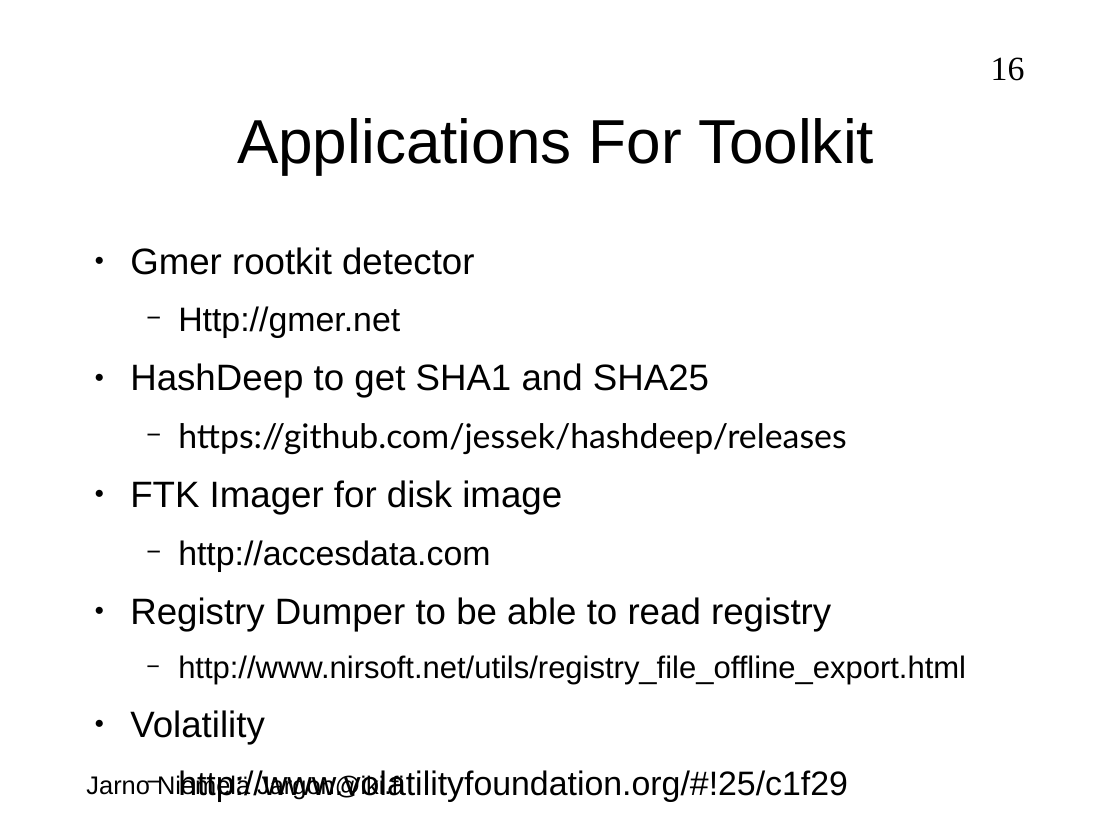
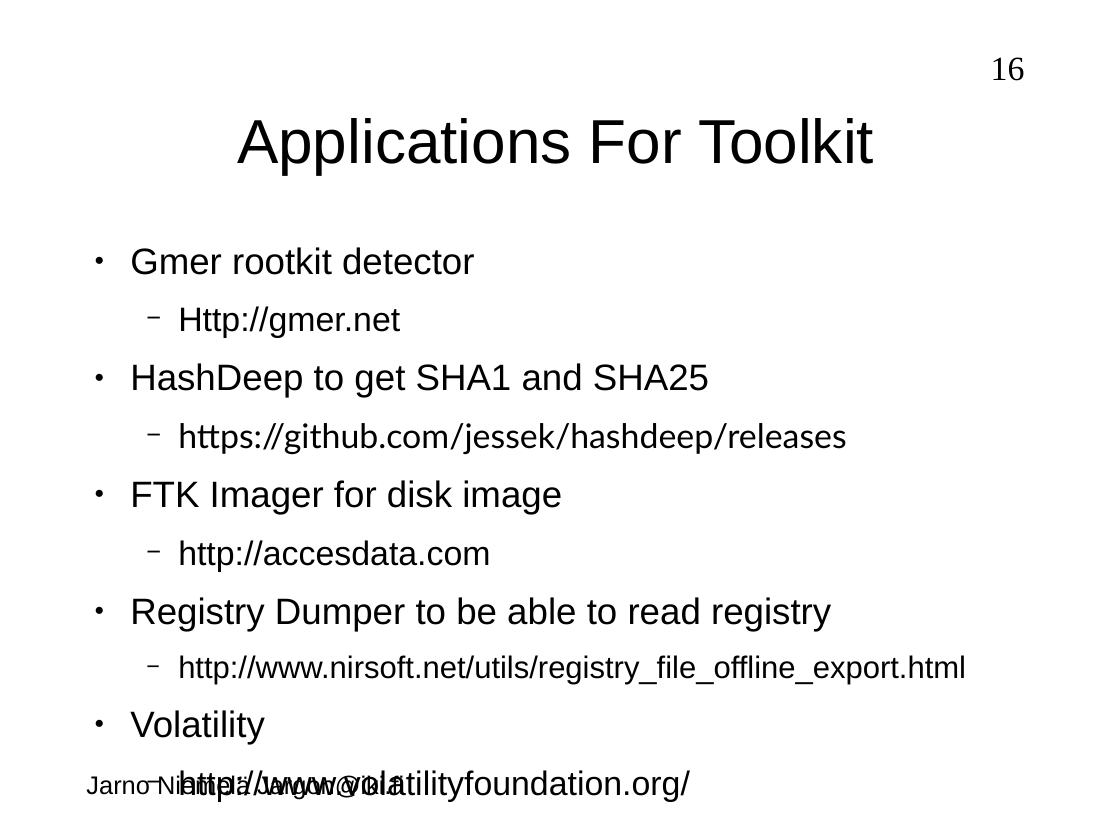
Before and after one commit to jarno-niemela/corporate_cyber_defence, a slide deck: slide 16 of Incident Response/IncidentResponse.odp. Drawn at 1120x840 pixels with LibreOffice and Linux fonts; fonts in the diff are those of the drawing; background and template pictures are left out. Boxes give left, top, right and bottom in pixels: in the first picture for what was removed or moved away, otherwise in the second. Text is boxed around its words. In the diff, an @@ line names an element or a change of style, - is before the commit and + after.

```diff
--- a/Incident Response/IncidentResponse.odp
+++ b/Incident Response/IncidentResponse.odp
@@ text at <box>178,770,690,802</box>: text changed @@
-  − http://www.volatilityfoundation.org/#!25/c1f29
+  − http://www.volatilityfoundation.org/
```
Also in this commit, not shown: 7 other slides changed, 1 slide added, 1 slide removed.
